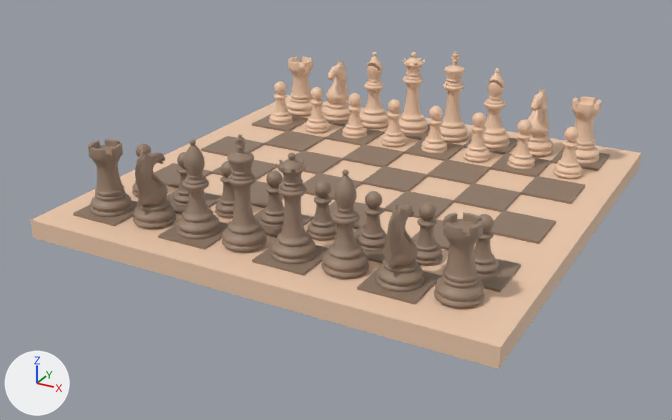
An edit to the glTF model public/chess.glb, drawn before and after from the same camera.
Before and after are seen from a 50 mm camera at (43.4, -92.0, 43.3) aimed at (-1.8, -9.9, 2.2). The axes (+X, +Y, +Z) are drawn at lower left. The lights are the same throughout. Where no turn or scale is listed for an object, it has been applied to the vertices.

Script lines for the objects in view, before the commit:
```python
ob_blackbishop = bpy.data.objects.new('BlackBishop', me_whitepawnpiece4_014_black_0)
ob_blackbishop.location = (7.6, -25.23, 4.18)
ob_blackbishop2 = bpy.data.objects.new('BlackBishop2', me_whitepawnpiece4_016_black_0)
ob_blackbishop2.location = (-8.84, -25.23, 4.18)
ob_blackhorse = bpy.data.objects.new('BlackHorse', me_whitehorsepiece_005_black_0)
ob_blackhorse.location = (13.09, -25.23, 4.18)
ob_blackhorse2 = bpy.data.objects.new('BlackHorse2', me_whitehorsepiece_004_black_0)
ob_blackhorse2.location = (-14.33, -25.23, 4.18)
ob_blackking = bpy.data.objects.new('BlackKing', me_plane_005_black_0)
ob_blackking.location = (-3.39, -25.23, 4.18)
ob_blackqueen = bpy.data.objects.new('BlackQueen', me_plane_006_black_0)
ob_blackqueen.location = (2.14, -25.23, 4.18)
ob_blackrook = bpy.data.objects.new('BlackRook', me_whitepawnpiece4_013_black_0)
ob_blackrook.location = (18.69, -25.23, 4.18)
ob_blackrook2 = bpy.data.objects.new('BlackRook2', me_whitepawnpiece4_015_black_0)
ob_blackrook2.location = (0.0, 0.0, 4.18)
ob_whitebishop2 = bpy.data.objects.new('WhiteBishop2', me_whitepawnpiece4_003_white_0)
ob_whitebishop2.location = (-8.84, 13.24, 4.18)
# also in view: 'WhitePawn4' at (2.2, 7.8, 7.0); 'WhitePawn8' at (-19.8, 7.8, 7.0); 'WhiteRook' at (18.7, 13.2, 7.8); 'WhiteHorse' at (13.1, 13.4, 8.1); 'WhiteRook2' at (-19.9, 13.2, 7.8)
```
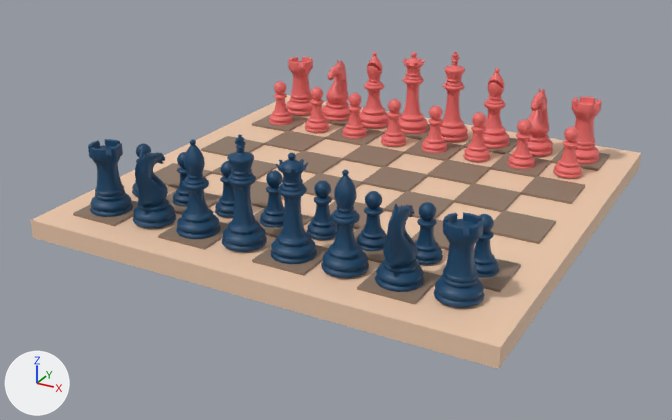
Where the change shows, as pixel boxes [x1, y1, x2, y2] in the pictures (672 x 420 px):
```json
{"object": "BlackRook", "change": "recoloured", "before": [433, 212, 485, 308], "after": [433, 212, 485, 308], "on screen": "brown to blue"}
{"object": "BlackQueen", "change": "recoloured", "before": [271, 153, 317, 264], "after": [271, 153, 317, 264], "on screen": "brown to blue"}
{"object": "BlackBishop", "change": "recoloured", "before": [321, 169, 369, 278], "after": [321, 169, 369, 278], "on screen": "brown to blue"}
{"object": "BlackKing", "change": "recoloured", "before": [222, 134, 267, 252], "after": [222, 134, 267, 252], "on screen": "brown to blue"}
{"object": "BlackHorse", "change": "recoloured", "before": [375, 204, 424, 292], "after": [375, 204, 424, 292], "on screen": "brown to blue"}
{"object": "BlackBishop2", "change": "recoloured", "before": [176, 139, 220, 239], "after": [176, 139, 220, 239], "on screen": "brown to blue"}
{"object": "BlackRook2", "change": "recoloured", "before": [88, 139, 133, 217], "after": [88, 139, 133, 217], "on screen": "brown to blue"}
{"object": "BlackHorse2", "change": "recoloured", "before": [133, 150, 176, 228], "after": [133, 150, 176, 228], "on screen": "brown to blue"}
{"object": "WhiteKing", "change": "recoloured", "before": [440, 51, 469, 142], "after": [440, 51, 469, 142], "on screen": "beige to red"}
{"object": "WhiteRook", "change": "recoloured", "before": [562, 97, 602, 164], "after": [562, 97, 602, 164], "on screen": "beige to red"}
{"object": "WhiteQueen", "change": "recoloured", "before": [399, 52, 428, 134], "after": [399, 52, 428, 134], "on screen": "beige to red"}
{"object": "WhiteBishop", "change": "recoloured", "before": [483, 68, 510, 148], "after": [483, 68, 510, 148], "on screen": "beige to red"}
{"object": "WhiteBishop2", "change": "recoloured", "before": [360, 52, 389, 128], "after": [360, 52, 389, 128], "on screen": "beige to red"}
{"object": "WhiteRook2", "change": "recoloured", "before": [286, 57, 313, 116], "after": [286, 57, 313, 116], "on screen": "beige to red"}
{"object": "BlackPawn2", "change": "recoloured", "before": [414, 202, 443, 265], "after": [414, 202, 443, 265], "on screen": "brown to blue"}
{"object": "WhiteHorse", "change": "recoloured", "before": [527, 88, 553, 156], "after": [527, 88, 553, 156], "on screen": "beige to red"}
{"object": "WhiteHorse2", "change": "recoloured", "before": [322, 60, 350, 121], "after": [322, 60, 350, 121], "on screen": "beige to red"}
{"object": "BlackPawn3", "change": "recoloured", "before": [356, 191, 387, 251], "after": [356, 191, 387, 251], "on screen": "brown to blue"}
{"object": "BlackPawn4", "change": "recoloured", "before": [307, 180, 337, 240], "after": [307, 180, 337, 240], "on screen": "brown to blue"}
{"object": "BlackPawn1", "change": "recoloured", "before": [474, 214, 499, 278], "after": [474, 214, 499, 278], "on screen": "brown to blue"}
{"object": "BlackPawn5", "change": "recoloured", "before": [260, 170, 285, 228], "after": [260, 170, 285, 228], "on screen": "brown to blue"}
{"object": "WhitePawn1", "change": "recoloured", "before": [553, 127, 582, 178], "after": [553, 127, 582, 178], "on screen": "beige to red"}
{"object": "WhitePawn2", "change": "recoloured", "before": [507, 119, 535, 169], "after": [507, 119, 535, 169], "on screen": "beige to red"}
{"object": "WhitePawn3", "change": "recoloured", "before": [463, 112, 490, 162], "after": [463, 112, 490, 162], "on screen": "beige to red"}
{"object": "WhitePawn4", "change": "recoloured", "before": [421, 106, 447, 153], "after": [421, 106, 447, 153], "on screen": "beige to red"}
{"object": "WhitePawn5", "change": "recoloured", "before": [381, 99, 406, 147], "after": [381, 99, 406, 147], "on screen": "beige to red"}
{"object": "BlackPawn6", "change": "recoloured", "before": [215, 161, 235, 218], "after": [215, 161, 235, 218], "on screen": "brown to blue"}
{"object": "WhitePawn6", "change": "recoloured", "before": [342, 93, 367, 139], "after": [342, 93, 367, 139], "on screen": "beige to red"}
{"object": "WhitePawn7", "change": "recoloured", "before": [305, 87, 329, 133], "after": [305, 87, 329, 133], "on screen": "beige to red"}
{"object": "WhitePawn8", "change": "recoloured", "before": [269, 81, 293, 125], "after": [269, 81, 293, 125], "on screen": "beige to red"}
{"object": "BlackPawn7", "change": "recoloured", "before": [173, 152, 189, 206], "after": [173, 152, 189, 206], "on screen": "brown to blue"}
{"object": "BlackPawn8", "change": "recoloured", "before": [132, 143, 151, 197], "after": [132, 143, 151, 197], "on screen": "brown to blue"}
```

The change, as JSON lines over the scene's bpy script:
```json
{"op": "set", "path": "mat_blacknew.base_color", "old": "(0.319, 0.221, 0.157)", "new": "(0.00273, 0.0545, 0.133)", "note": "brown #99816e -> dark blue #094266"}
{"op": "set", "path": "mat_whitenew.base_color", "old": "(0.88, 0.604, 0.423)", "new": "(0.855, 0.159, 0.153)", "note": "beige #f1ccae -> red #ee6f6d"}
```
